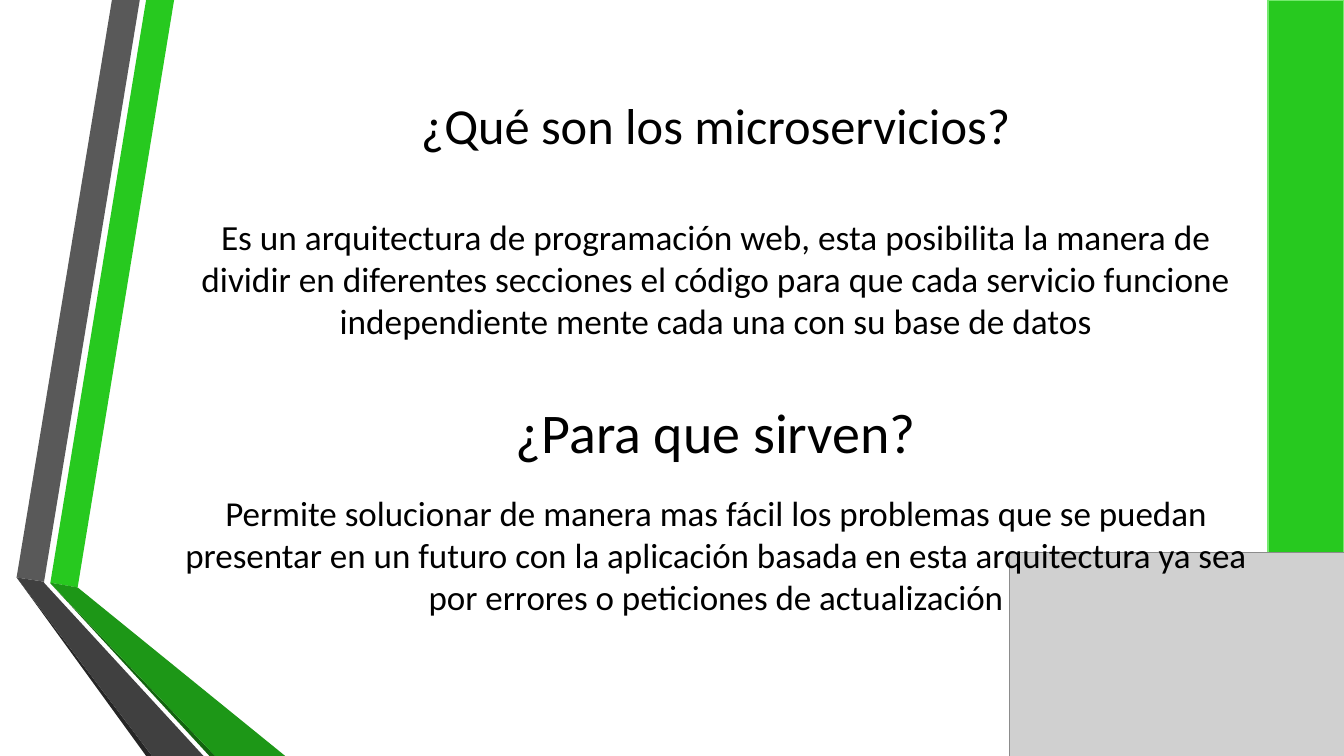
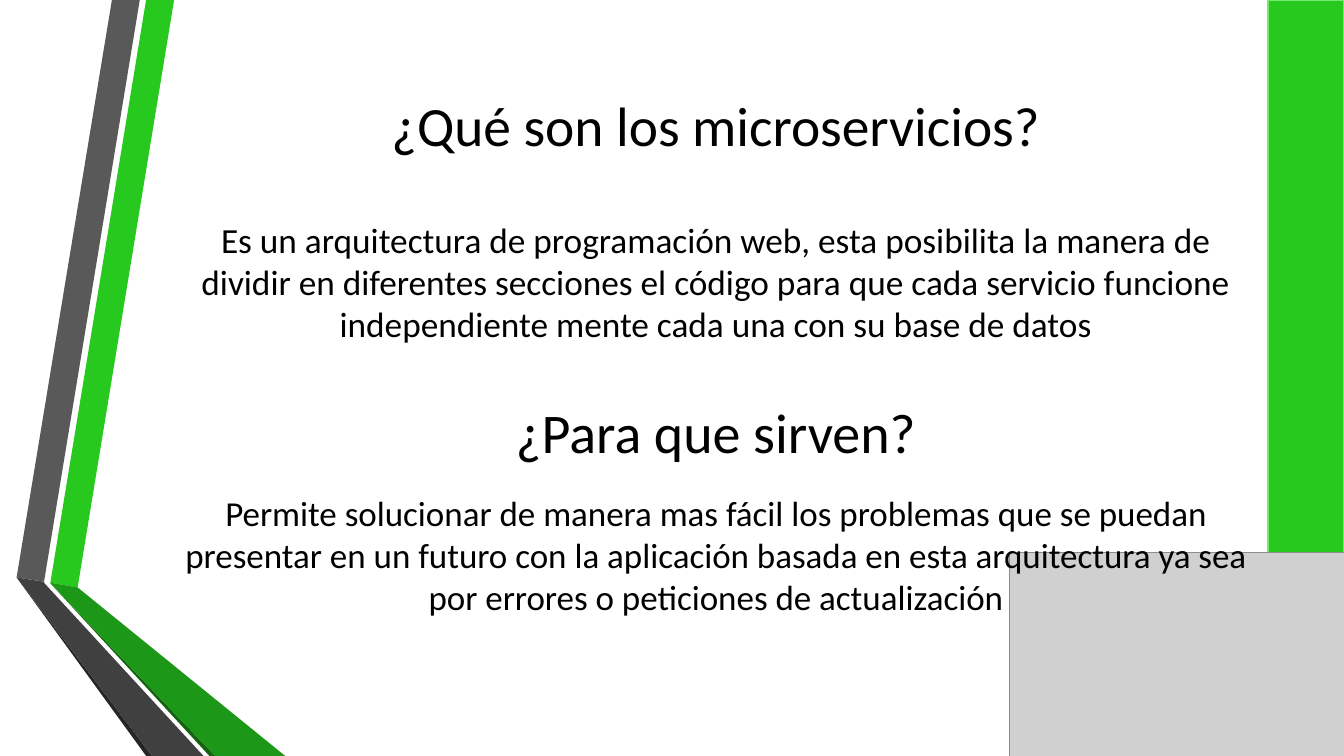
Before and after one commit to DanielLizcano/ProyectoRedes2021, a slide deck: slide 2 of Documentos/MICROSERVICIOS.pptx. Drawn at 1344x756 pixels with LibreOffice and Linux fonts; fonts in the diff are those of the drawing; grey boxes stand for pictures; background and template pictures are left out. Boxes give left, top, right and bottom in pixels: in the first picture for what was removed or moved away, otherwise in the second. Text is boxed around its words. In the diff, an @@ line names an element or a change of style, - is before the commit and + after.

Commit message:
TamañoTexto

```diff
--- a/Documentos/MICROSERVICIOS.pptx
+++ b/Documentos/MICROSERVICIOS.pptx
@@ title "¿Qué son los microservicios? Es ..." at [201,107,1229,343]: size 36 to 39.6 pt in "¿Qué son los microservicios?" @@
```
